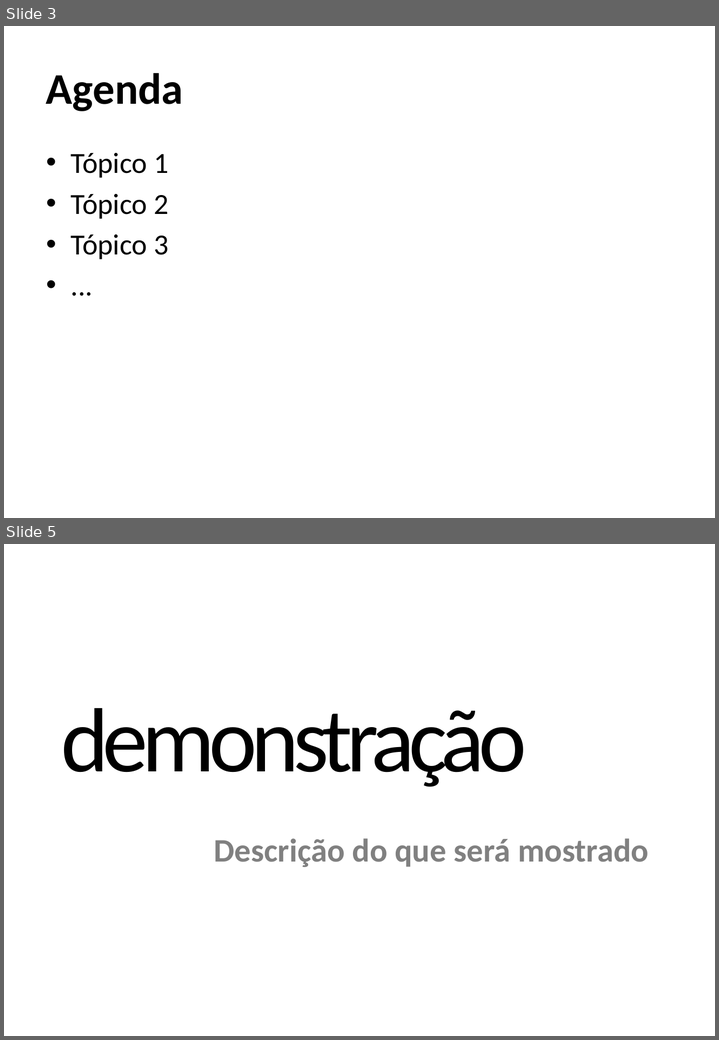
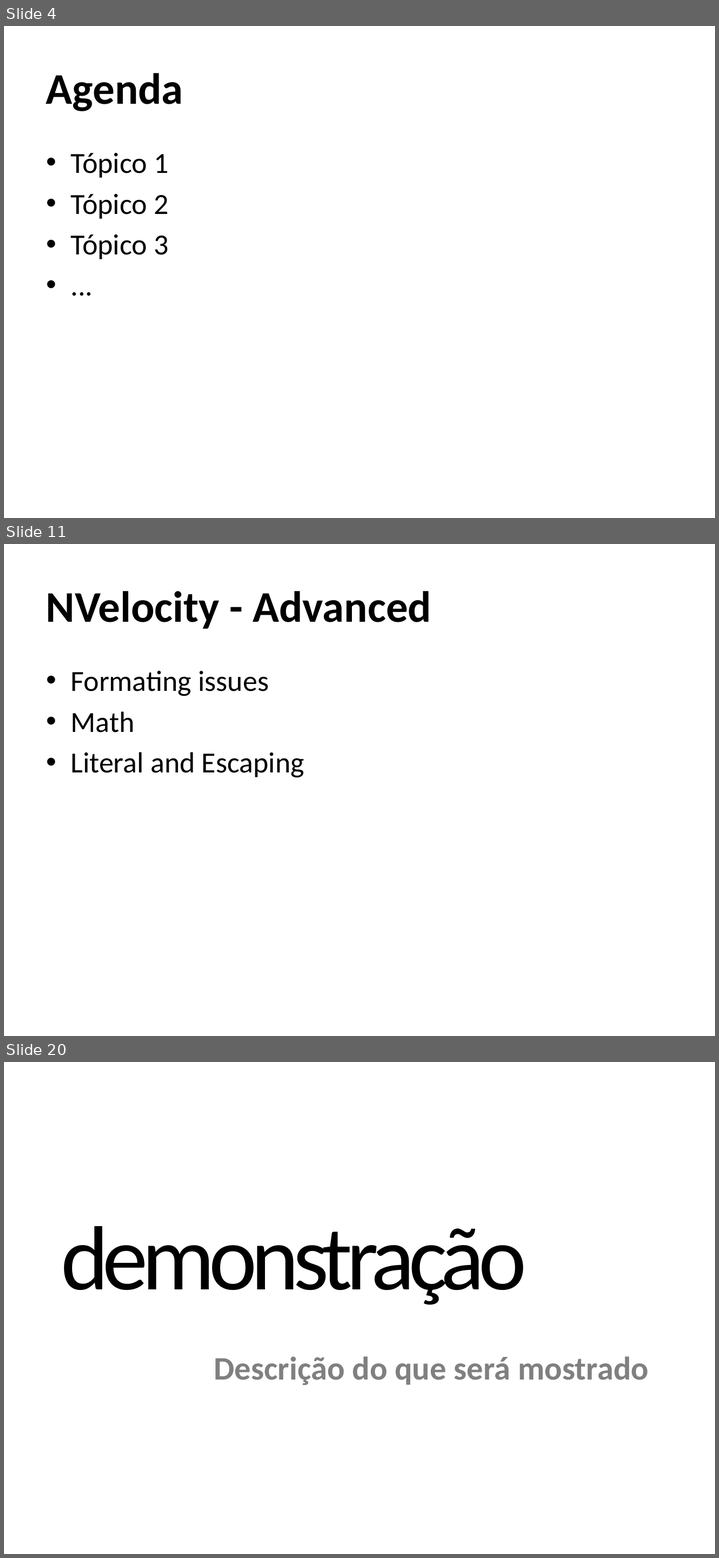
Before and after one commit to masterzdran/netponto-nvelocity, a slide deck: doc/Template Apresentação.pptx. Shown one above the other, each under a label of ours: slides 3 and 5 before the commit, slides 4, 11 and 20 after it; the slides between them are not shown. The pictures are 719x1040 and 719x1558 pixels, drawn with LibreOffice and Linux fonts; fonts in the diff are those of the drawing; background and template pictures are left out. Boxes give left, top, right and bottom in pixels: in the first picture for what was removed or moved away, otherwise in the second. Text is boxed around its words. In the diff, an @@ line names an element or a change of style, - is before the commit and + after.

```diff
--- a/doc/Template Apresentação.pptx
+++ b/doc/Template Apresentação.pptx
@@ slide 11 added at (4,544,715,1036), background picture (left out) @@
@@ title added at (46,591,431,629), 48 pt, text #000000, bold @@
+NVelocity - Advanced
@@ text added at (71,670,304,778), 32 pt, text #000000 @@
+• Formating issues
+• Math
+• Literal and Escaping
@@ what was slide 3 is now slide 4 @@
@@ what was slide 5 is now slide 20 @@
```
Also in this commit, not shown: 2 slides changed, 15 other slides added, 1 slide removed, 1 other file.
